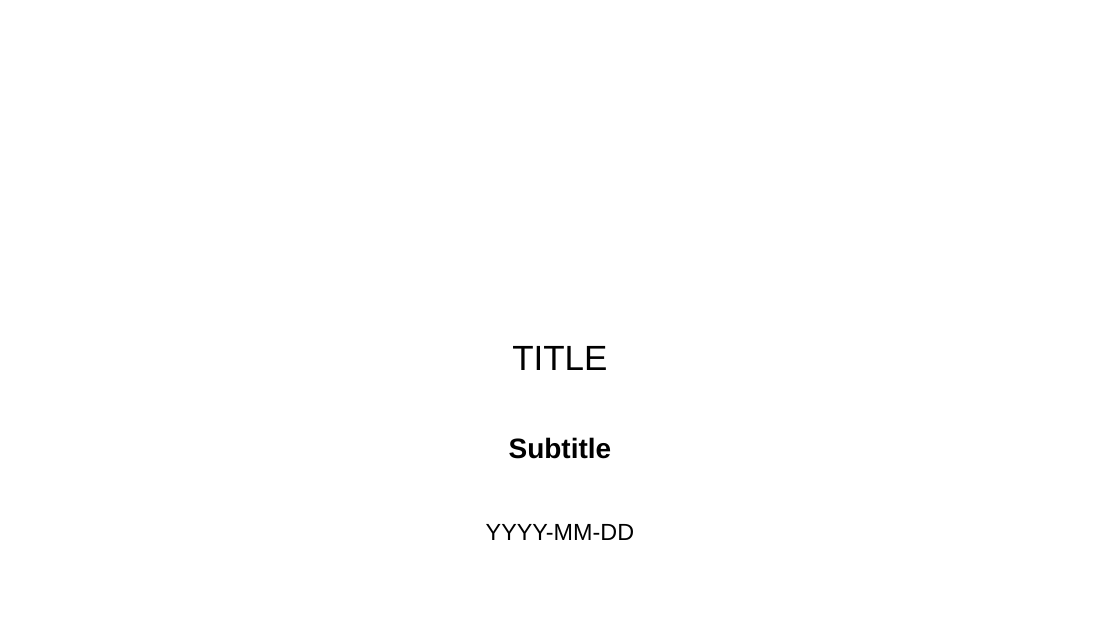
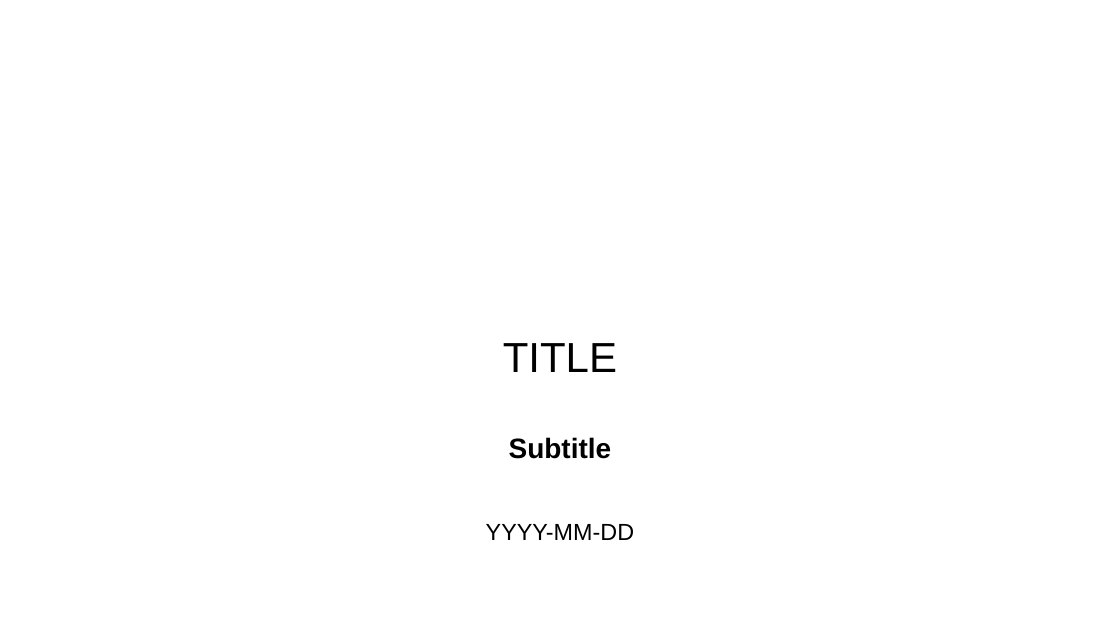
Before and after one commit to jupyter-naas/abi, a slide deck: slide 1 of src/marketplace/applications/powerpoint/templates/TemplateNaasPPT.pptx. Drawn at 1120x630 pixels with LibreOffice and Linux fonts; fonts in the diff are those of the drawing; background and template pictures are left out. Boxes give left, top, right and bottom in pixels: in the first picture for what was removed or moved away, otherwise in the second. Text is boxed around its words. In the diff, an @@ line names an element or a change of style, - is before the commit and + after.

```diff
--- a/src/marketplace/applications/powerpoint/templates/TemplateNaasPPT.pptx
+++ b/src/marketplace/applications/powerpoint/templates/TemplateNaasPPT.pptx
@@ subtitle "TITLE" at box(503, 343, 617, 372): size 30 to 36 pt @@
```
Also in this commit, not shown: 1 other file.
